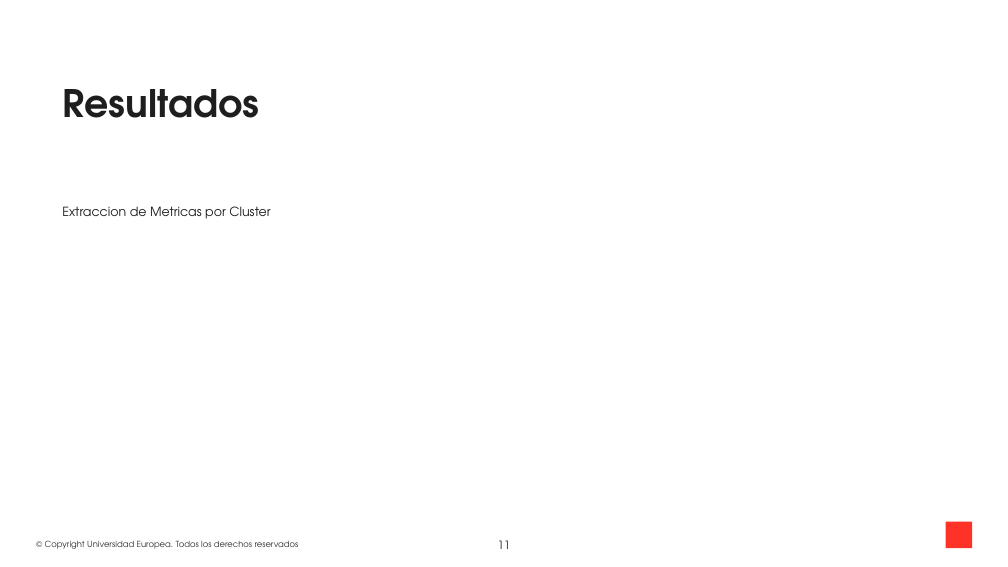
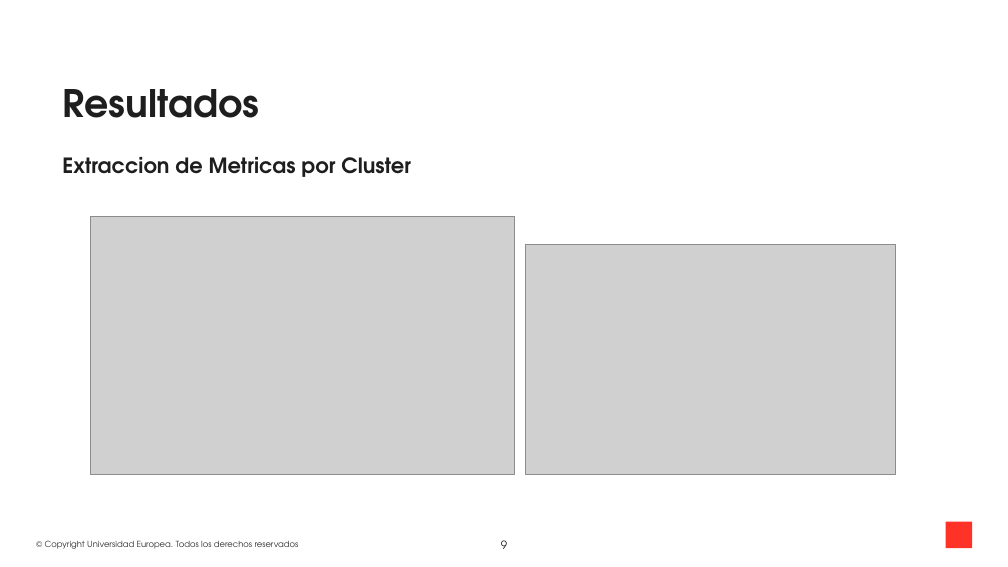
Before and after one commit to gerardmarturia/Sintetic-data-GMN, a slide deck: slide 9 of Presentacion/Presentacion TFM GMN.pptx (slide 11 before the commit). Drawn at 1008x567 pixels with LibreOffice and Linux fonts; fonts in the diff are those of the drawing; grey boxes stand for pictures; background and template pictures are left out. Boxes give left, top, right and bottom in pixels: in the first picture for what was removed or moved away, otherwise in the second. Text is boxed around its words. In the diff, an @@ line names an element or a change of style, - is before the commit and + after.

```diff
--- a/Presentacion/Presentacion TFM GMN.pptx
+++ b/Presentacion/Presentacion TFM GMN.pptx
@@ text "Extraccion de Metricas por Cluster": place and size @@
-text "Extraccion de Metricas por Cluster" at [62, 206, 270, 219]
+text "Extraccion de Metricas por Cluster" at [62, 157, 411, 177]
@@ text "Extraccion de Metricas por Cluster" at [62, 157, 411, 177]: size 14.4 to 24 pt, bold on; line spacing 17pt to 1; less space between paragraphs @@
@@ picture added at [91, 216, 515, 474] @@
@@ picture added at [525, 244, 895, 474] @@
@@ page number at [501, 540, 507, 549]: text changed @@
-11
+9
```
Also in this commit, not shown: 9 other slides changed, 8 slides added, 4 slides removed.
